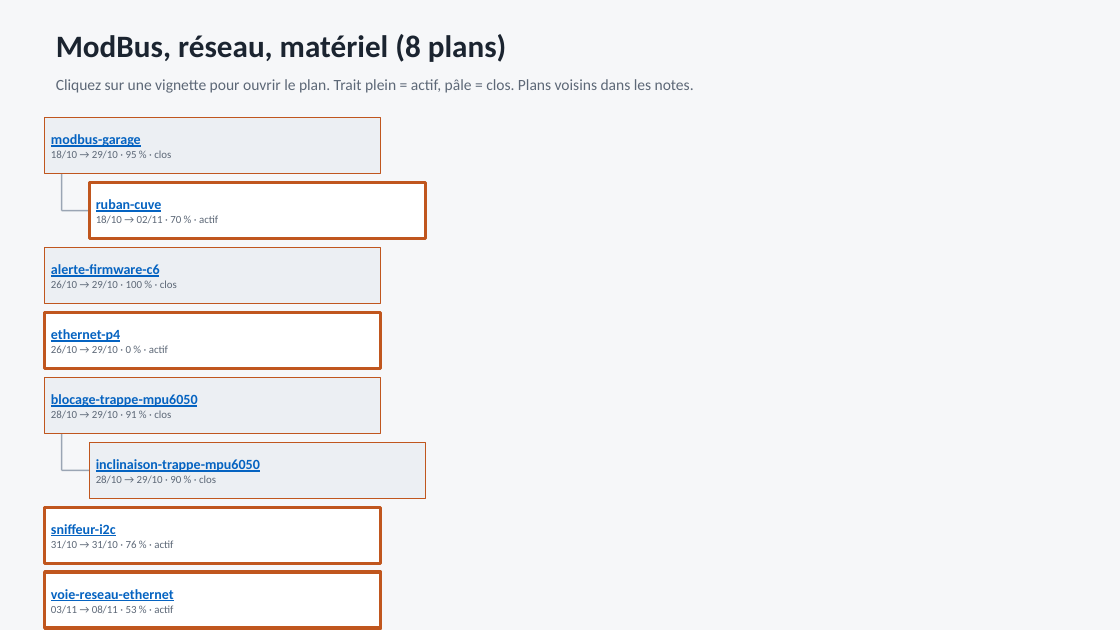
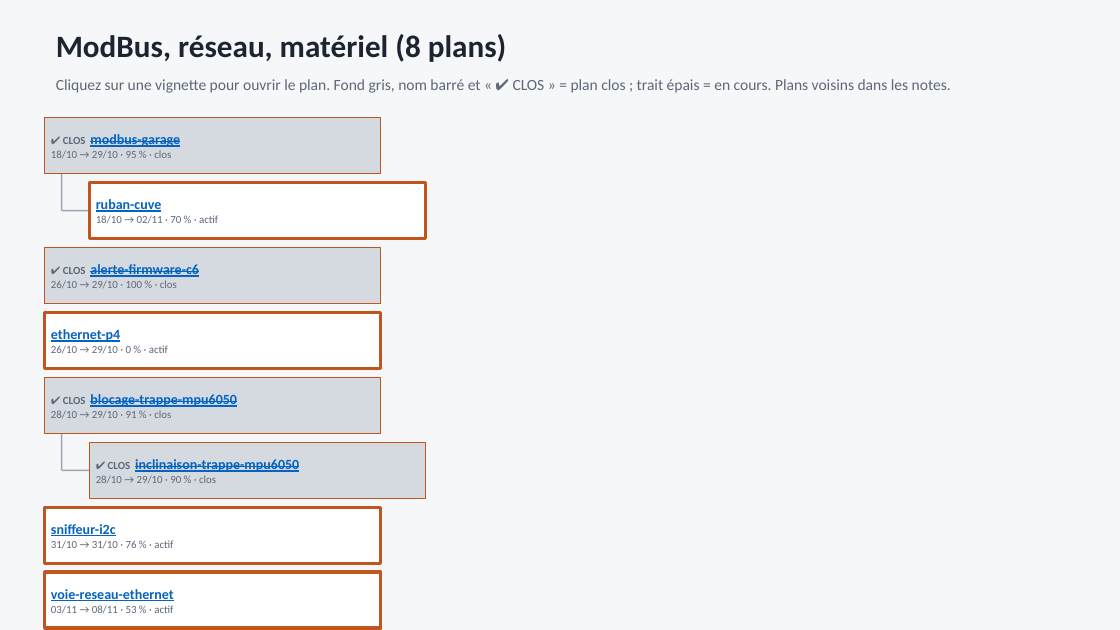
Before and after one commit to fdaubercy/Tasmota, a slide deck: slide 4 of outils_docs/organigramme_plans/organigramme-plans.pptx. Drawn at 1120x630 pixels with LibreOffice and Linux fonts; fonts in the diff are those of the drawing. Boxes give left, top, right and bottom in pixels: in the first picture for what was removed or moved away, otherwise in the second. Text is boxed around its words. In the diff, an @@ line names an element or a change of style, - is before the commit and + after.

Commit message:
feat(plans): plans clos bien visibles dans l'organigramme (fond hachure, nom barre, pastille ; pptx : fond gris, marque CLOS), dates sans le commit d'en-tete, README : adresse en ligne et mise a jour

```diff
--- a/outils_docs/organigramme_plans/organigramme-plans.pptx
+++ b/outils_docs/organigramme_plans/organigramme-plans.pptx
@@ text at (56,79,951,93): text changed @@
-Cliquez sur une vignette pour ouvrir le plan. Trait plein = actif, pâle = clos. Plans voisins dans les notes.
+Cliquez sur une vignette pour ouvrir le plan. Fond gris, nom barré et « ✔ CLOS » = plan clos ; trait épais = en cours. Plans voisins dans les notes.
@@ fill #ECEFF3 to #D5DAE1 in 4 elements at (45,248,381,304), (45,377,381,433), (90,442,426,498), (45,118,381,174) @@
@@ text in rectangle at (63,134,180,147): text changed @@
-modbus-garage
+✔ CLOS modbus-garage
@@ text in rectangle at (63,264,199,277): text changed @@
-alerte-firmware-c6
+✔ CLOS alerte-firmware-c6
@@ text in rectangle at (63,394,237,407): text changed @@
-blocage-trappe-mpu6050
+✔ CLOS blocage-trappe-mpu6050
@@ text in rectangle at (108,459,299,472): text changed @@
-inclinaison-trappe-mpu6050
+✔ CLOS inclinaison-trappe-mpu6050
```
Also in this commit, not shown: 5 other slides changed, 5 other files.
